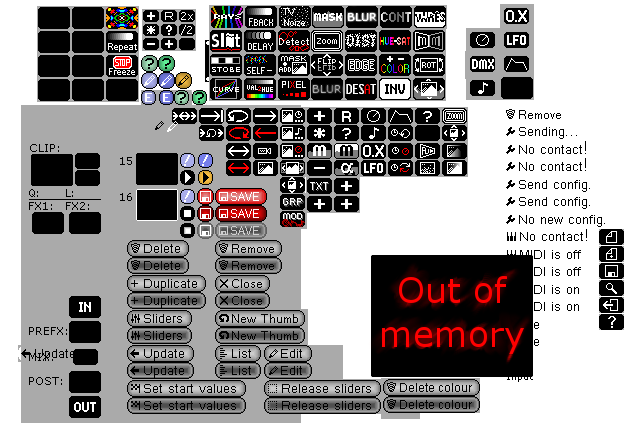
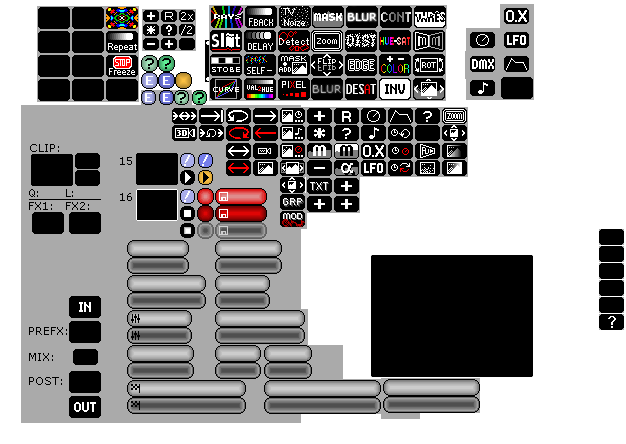
Layer changes from the first 626 × 444 image to the second:
hid "outOfMemory kopier" over [382,276,524,354]
hid "outOfMemory" over [370,262,531,365]
hid "Delete colour 2" over [400,400,472,409]
hid "Delete colour 1" over [400,383,472,392]
hid "ButtonsTextEtc" over [18,75,622,410]
painted on "New Layer#4" over [172,125,197,141]
